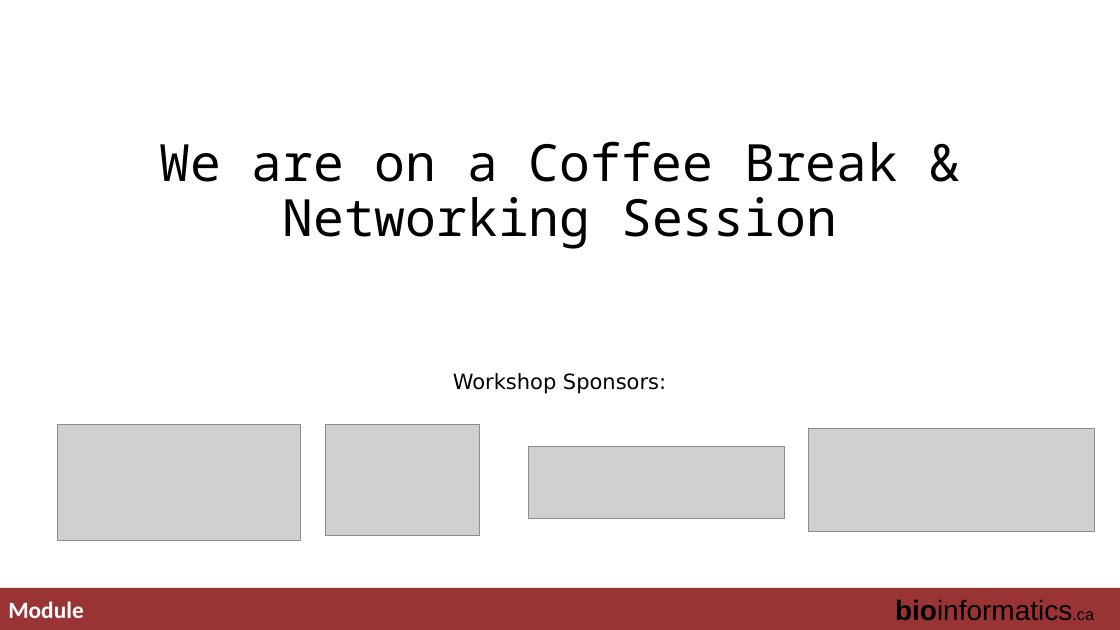
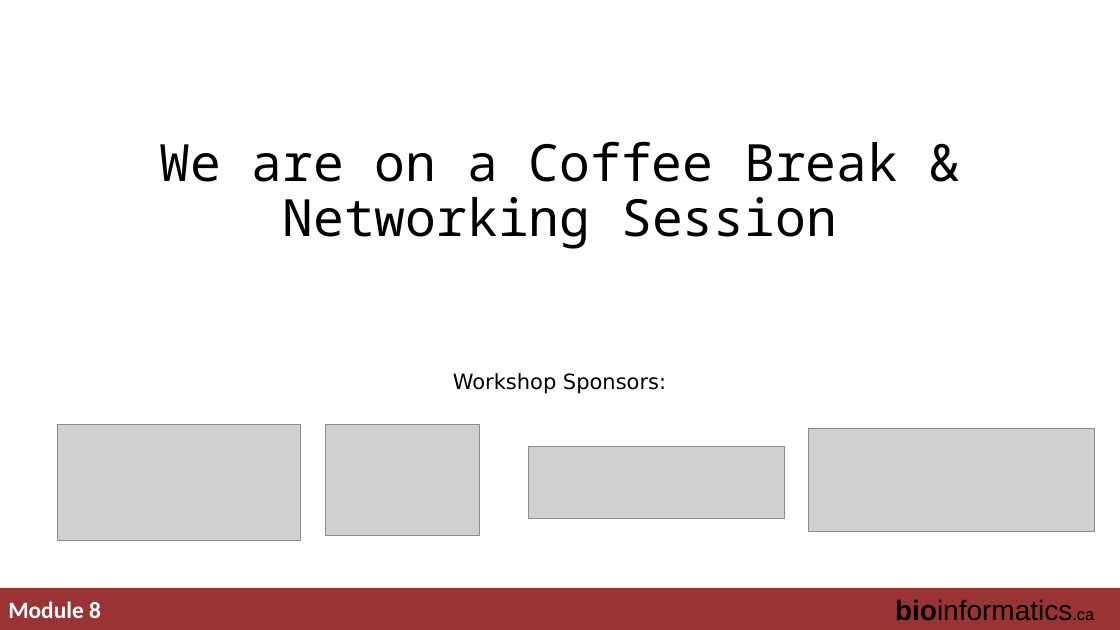
Before and after one commit to griffithlab/rnabio.org, a slide deck: slide 40 of assets/lectures/cbw-cshl/2019/full/RNASeq_Module2_Lecture.pptx (slide 41 before the commit). Drawn at 1120x630 pixels with LibreOffice and Linux fonts; fonts in the diff are those of the drawing; grey boxes stand for pictures. Boxes give left, top, right and bottom in pixels: in the first picture for what was removed or moved away, otherwise in the second. Text is boxed around its words. In the diff, an @@ line names an element or a change of style, - is before the commit and + after.

Commit message:
update module numbers

```diff
--- a/assets/lectures/cbw-cshl/2019/full/RNASeq_Module2_Lecture.pptx
+++ b/assets/lectures/cbw-cshl/2019/full/RNASeq_Module2_Lecture.pptx
@@ text at [8, 601, 101, 618]: text changed @@
-Module
+Module 8
```
Also in this commit, not shown: 39 other slides changed, 1 slide removed, 4 other files.
